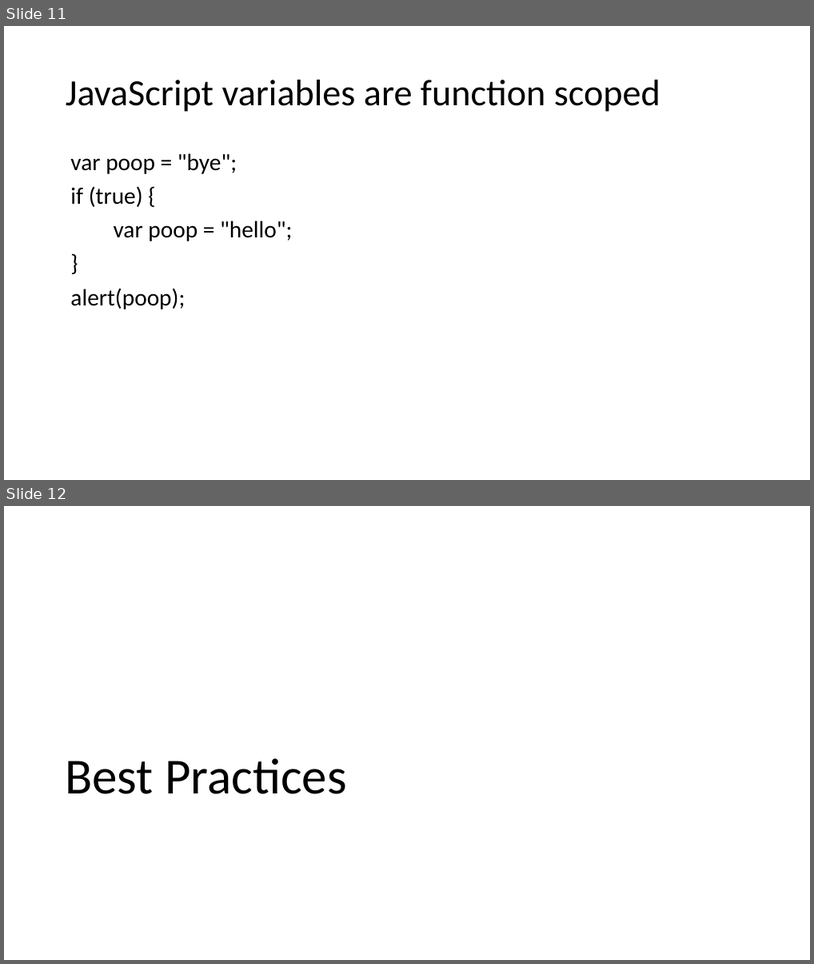
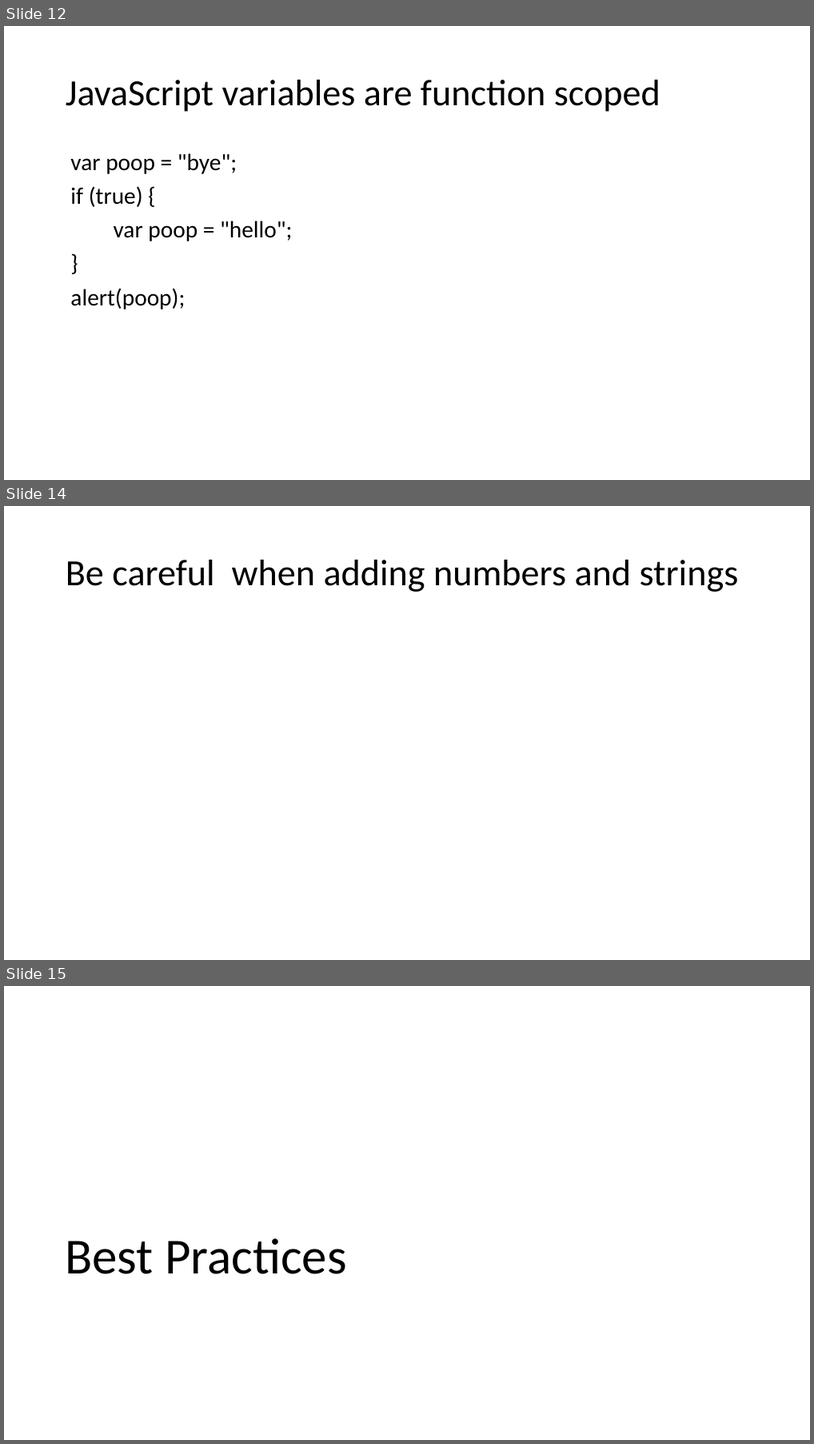
Before and after one commit to chadmichel/JavaScriptStuff, a slide deck: Java and You.pptx. Shown one above the other, each under a label of ours: slides 11 and 12 before the commit, slides 12, 14 and 15 after it; the slides between them are not shown. The pictures are 814x964 and 814x1444 pixels, drawn with LibreOffice and Linux fonts; fonts in the diff are those of the drawing. Boxes give left, top, right and bottom in pixels: in the first picture for what was removed or moved away, otherwise in the second. Text is boxed around its words. In the diff, an @@ line names an element or a change of style, - is before the commit and + after.

```diff
--- a/Java and You.pptx
+++ b/Java and You.pptx
@@ slide 14 added at (4,506,810,960), background #FFFFFF @@
@@ title added at (66,560,739,592), 44 pt, text #000000 @@
+Be careful when adding numbers and strings
@@ what was slide 11 is now slide 12 @@
@@ what was slide 12 is now slide 15 @@
```
Also in this commit, not shown: 1 slide changed, 8 other slides added, 2 slides removed, 9 other files.
